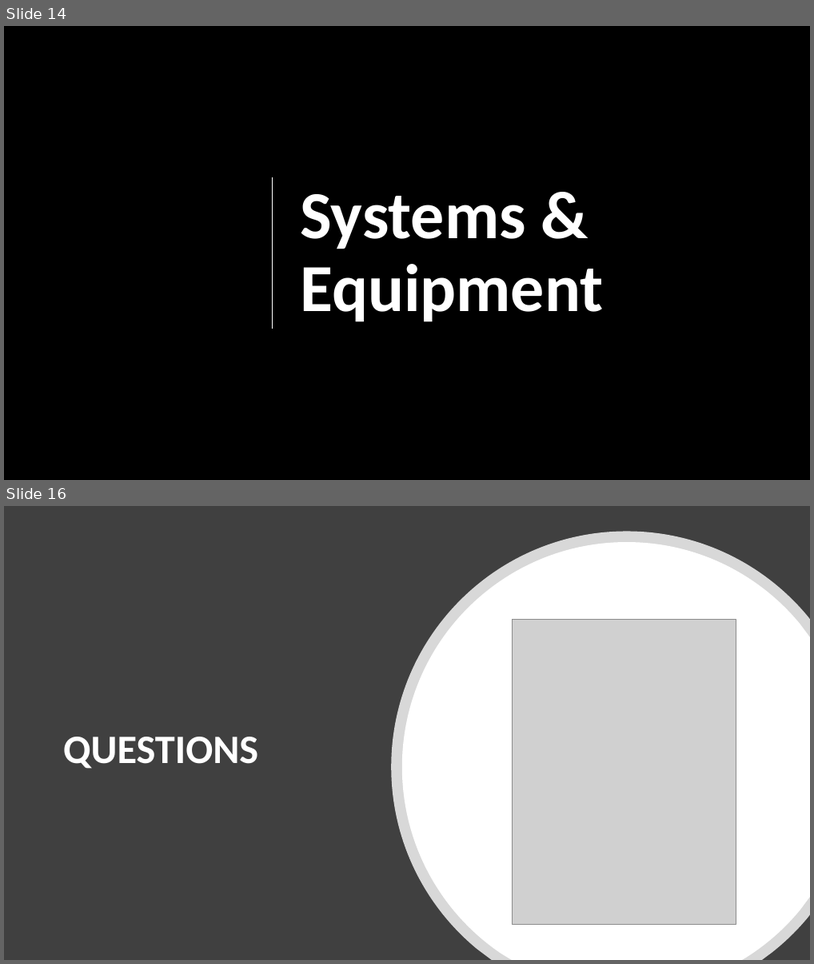
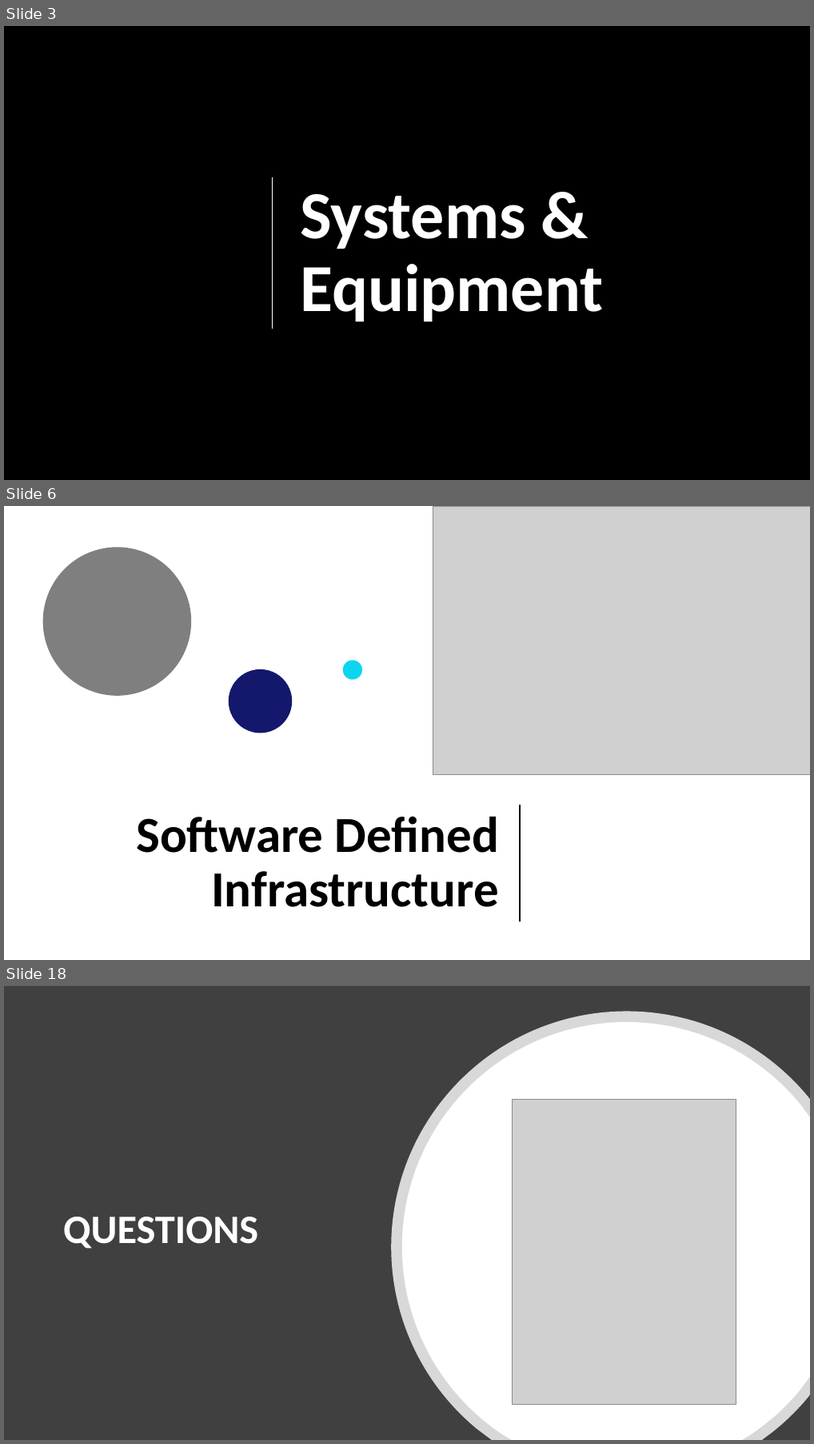
Before and after one commit to joncatlin/docker-compose-files, a slide deck: software defined infrastructure/20181013 Software Defined Infrastructure.pptx. Shown one above the other, each under a label of ours: slides 14 and 16 before the commit, slides 3, 6 and 18 after it; the slides between them are not shown. The pictures are 814x964 and 814x1444 pixels, drawn with LibreOffice and Linux fonts; fonts in the diff are those of the drawing; grey boxes stand for pictures; background and template pictures are left out. Boxes give left, top, right and bottom in pixels: in the first picture for what was removed or moved away, otherwise in the second. Text is boxed around its words. In the diff, an @@ line names an element or a change of style, - is before the commit and + after.

```diff
--- a/software defined infrastructure/20181013 Software Defined Infrastructure.pptx
+++ b/software defined infrastructure/20181013 Software Defined Infrastructure.pptx
@@ slide 6 added at (x1=4, y1=506, x2=810, y2=960), background #FFFFFF @@
@@ picture added at (x1=434, y1=506, x2=810, y2=775) @@
@@ ellipse added at (x1=42, y1=547, x2=191, y2=696), fill #7F7F7F @@
@@ ellipse added at (x1=229, y1=669, x2=292, y2=733), fill #13186D @@
@@ ellipse added at (x1=343, y1=660, x2=362, y2=680), fill #0ED5EF @@
@@ title added at (x1=136, y1=816, x2=499, y2=907), 60 pt, text #000000, bold @@
+Software Defined Infrastructure
@@ line added from (520, 805) to (520, 920), #000000 1.5 pt @@
@@ what was slide 14 is now slide 3 @@
@@ what was slide 16 is now slide 18 @@
```
Also in this commit, not shown: 10 slides changed, 3 other slides added, 6 slides removed, 2 other files.
